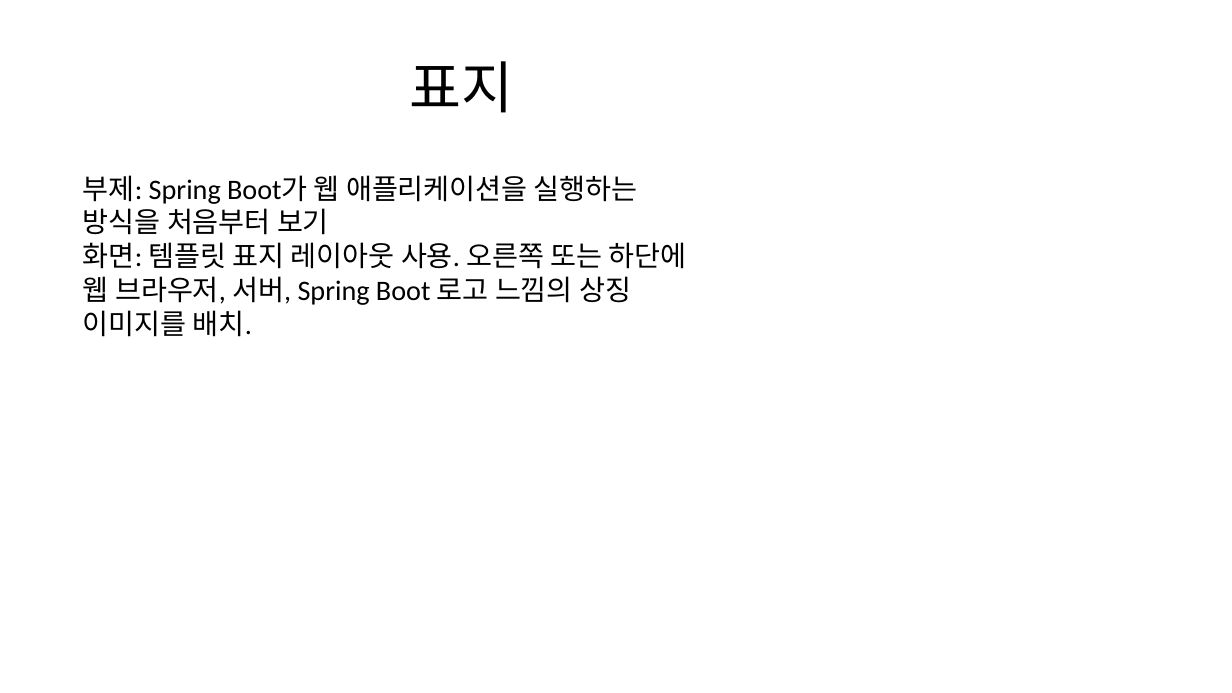
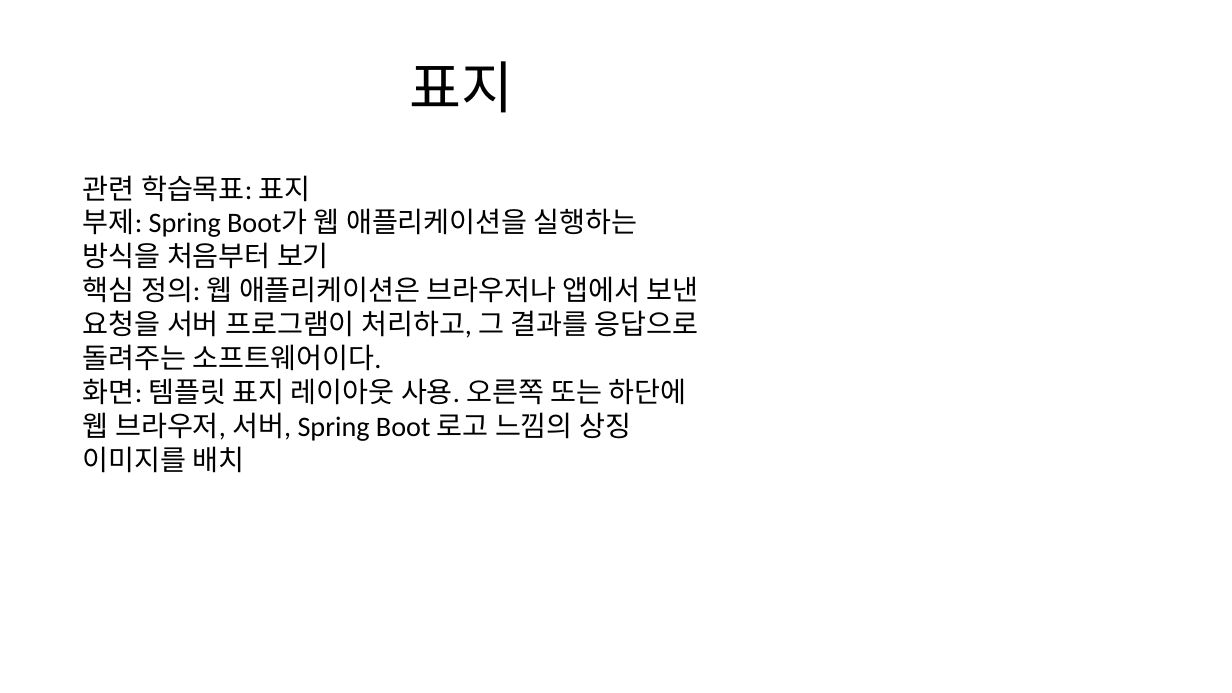
Before and after one commit to openskill-harness/lecture-workflow, a slide deck: slide 1 of courses/spring-boot-basic/pptx/ch01.pptx. Drawn at 1232x693 pixels with LibreOffice and Linux fonts; fonts in the diff are those of the drawing. Boxes give left, top, right and bottom in pixels: in the first picture for what was removed or moved away, otherwise in the second. Text is boxed around its words. In the diff, an @@ line names an element or a change of style, - is before the commit and + after.

```diff
--- a/courses/spring-boot-basic/pptx/ch01.pptx
+++ b/courses/spring-boot-basic/pptx/ch01.pptx
@@ text at [83,175,311,202]: paragraph added @@
+관련 학습목표: 표지
@@ text at [83,276,699,473]: text changed @@
-화면: 템플릿 표지 레이아웃 사용. 오른쪽 또는 하단에 웹 브라우저, 서버, Spring Boot 로고 느낌의 상징 이미지를 배치.
+핵심 정의: 웹 애플리케이션은 브라우저나 앱에서 보낸 요청을 서버 프로그램이 처리하고, 그 결과를 응답으로 돌려주는 소프트웨어이다.
+화면: 템플릿 표지 레이아웃 사용. 오른쪽 또는 하단에 웹 브라우저, 서버, Spring Boot 로고 느낌의 상징 이미지를 배치
```
Also in this commit, not shown: 25 other slides changed, 24 other files.
